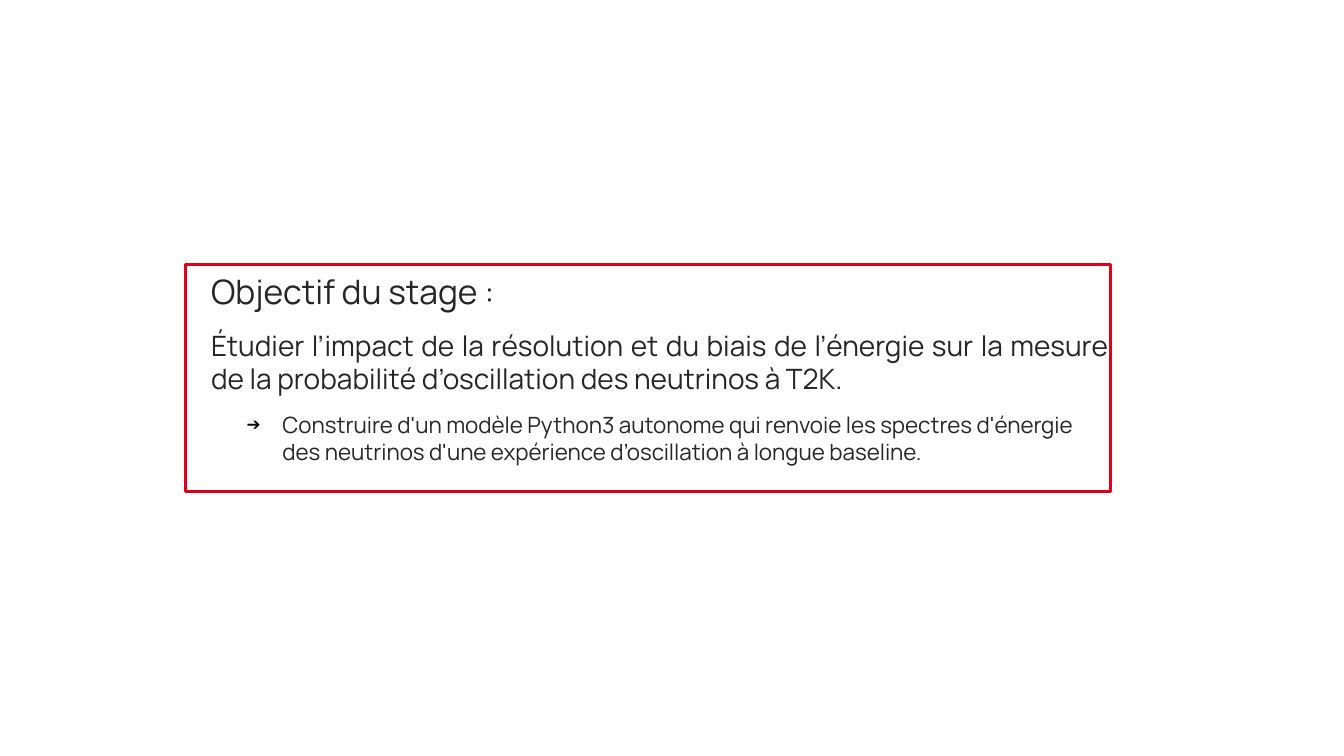
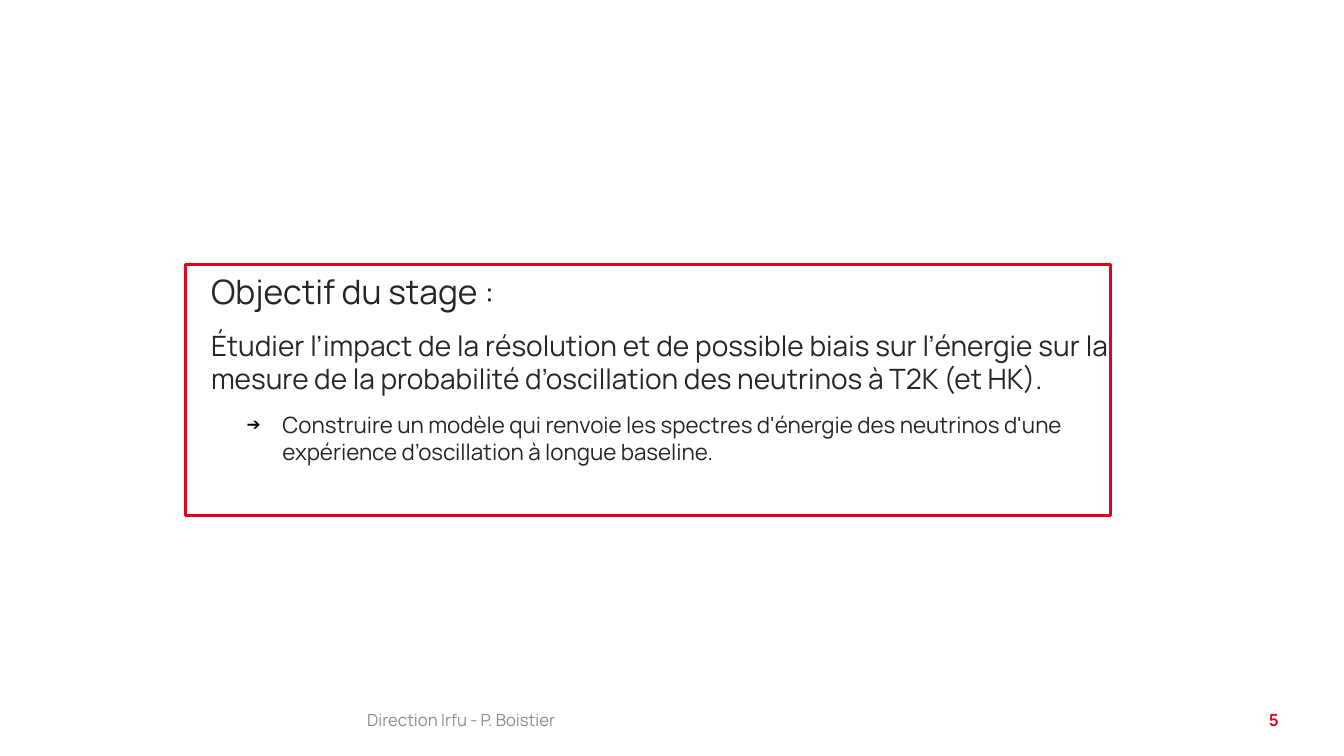
Before and after one commit to pboistier/energy-effects-T2K, a slide deck: slide 5 of doc_ext/20240619_boistier_irfu.odp (slide 3 before the commit). Drawn at 1344x756 pixels with LibreOffice and Linux fonts; fonts in the diff are those of the drawing; background and template pictures are left out. Boxes give left, top, right and bottom in pixels: in the first picture for what was removed or moved away, otherwise in the second. Text is boxed around its words. In the diff, an @@ line names an element or a change of style, - is before the commit and + after.

```diff
--- a/doc_ext/20240619_boistier_irfu.odp
+++ b/doc_ext/20240619_boistier_irfu.odp
@@ text "Objectif du stage :": place and size @@
-text "Objectif du stage :" at bbox=[185, 265, 1110, 492]
+text "Objectif du stage :" at bbox=[185, 265, 1110, 516]
@@ text at bbox=[211, 330, 1108, 466]: text changed; size 16 to 20 pt @@
-Étudier l’impact de la résolution et du biais de l’énergie sur la mesure de la probabilité d’oscillation des neutrinos à T2K.
-  ➔ Construire d'un modèle Python3 autonome qui renvoie les spectres d'énergie des neutrinos d'une expérience d’oscillation à longue baseline.
+Étudier l’impact de la résolution et de possible biais sur l’énergie sur la mesure de la probabilité d’oscillation des neutrinos à T2K (et HK).
+  ➔ Construire un modèle qui renvoie les spectres d'énergie des neutrinos d'une expérience d’oscillation à longue baseline.
@@ text added at bbox=[367, 714, 555, 726], 12 pt, text #8D8D8D @@
+Direction Irfu - P. Boistier
@@ page number added at bbox=[1269, 714, 1279, 727], 12 pt, text #E50019, bold @@
+5
```
Also in this commit, not shown: 12 other slides changed, 4 slides added, 1 slide removed, 3 other files.
